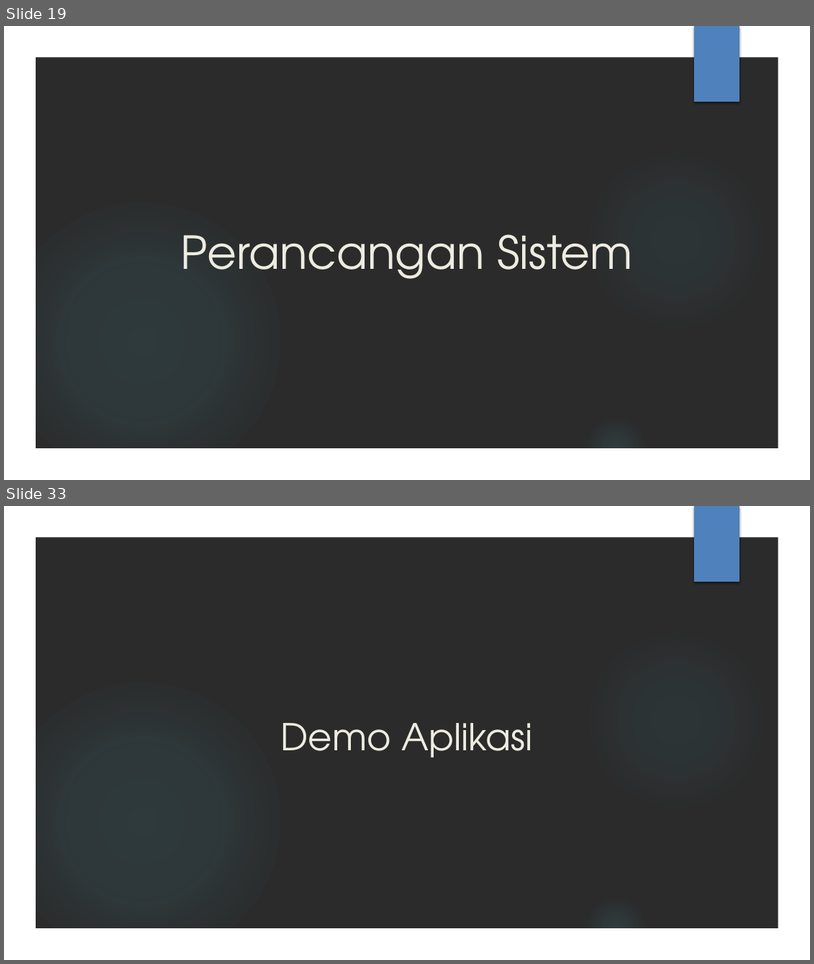
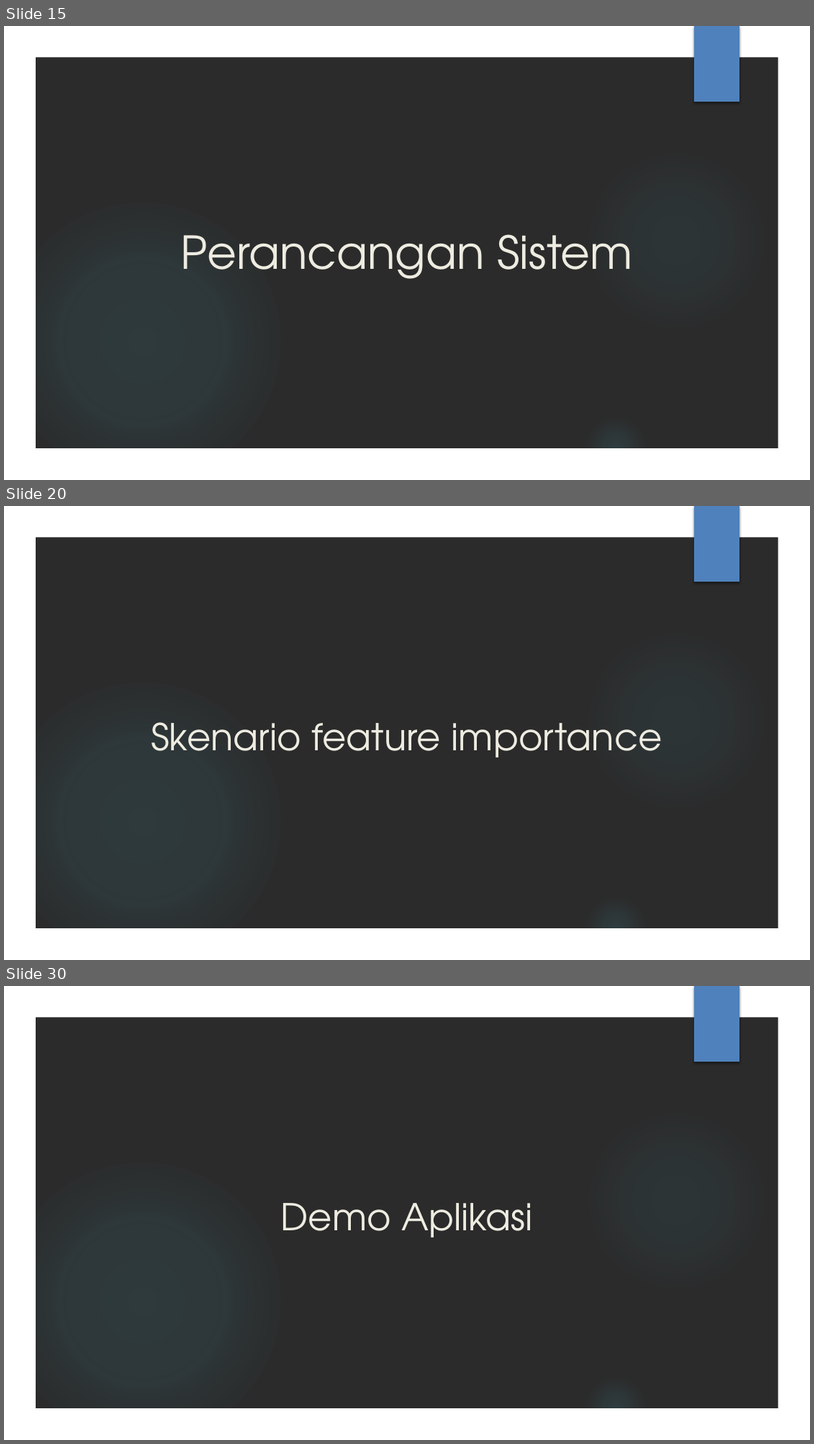
Before and after one commit to AhsanulQalbi/skripsiAnaconda, a slide deck: Laporan ppt/PPT SIDANG.pptx. Shown one above the other, each under a label of ours: slides 19 and 33 before the commit, slides 15, 20 and 30 after it; the slides between them are not shown. The pictures are 814x964 and 814x1444 pixels, drawn with LibreOffice and Linux fonts; fonts in the diff are those of the drawing; background and template pictures are left out; a plain dark background stands for a picture behind light text. Boxes give left, top, right and bottom in pixels: in the first picture for what was removed or moved away, otherwise in the second. Text is boxed around its words. In the diff, an @@ line names an element or a change of style, - is before the commit and + after.

```diff
--- a/Laporan ppt/PPT SIDANG.pptx
+++ b/Laporan ppt/PPT SIDANG.pptx
@@ slide 20 added at <box>4,506,810,960</box>, background picture (left out); not listed: 5 template elements that a slide beside it also shows @@
@@ title added at <box>151,722,663,757</box>, 44 pt, text #EEECE1 @@
+Skenario feature importance
@@ what was slide 19 is now slide 15 @@
@@ what was slide 33 is now slide 30 @@
```
Also in this commit, not shown: 9 slides changed, 18 other slides added, 22 slides removed, 1 other file.
